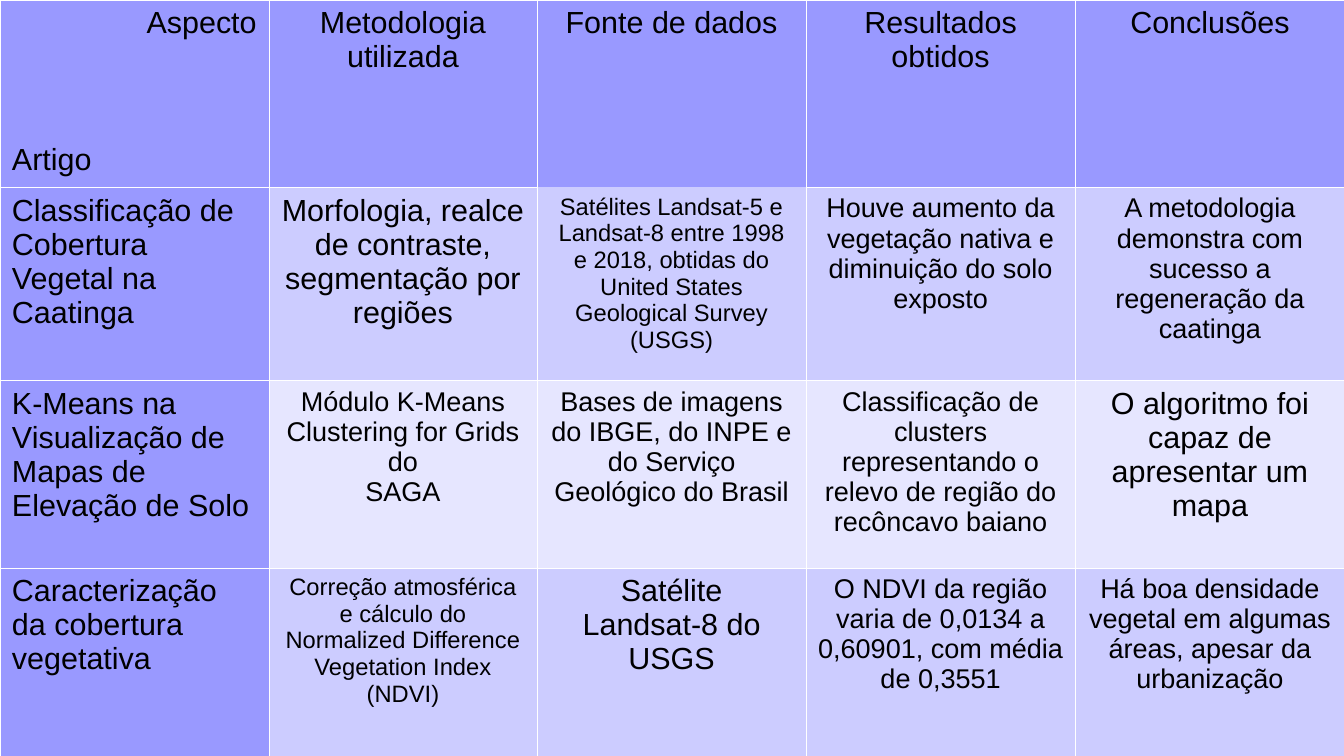
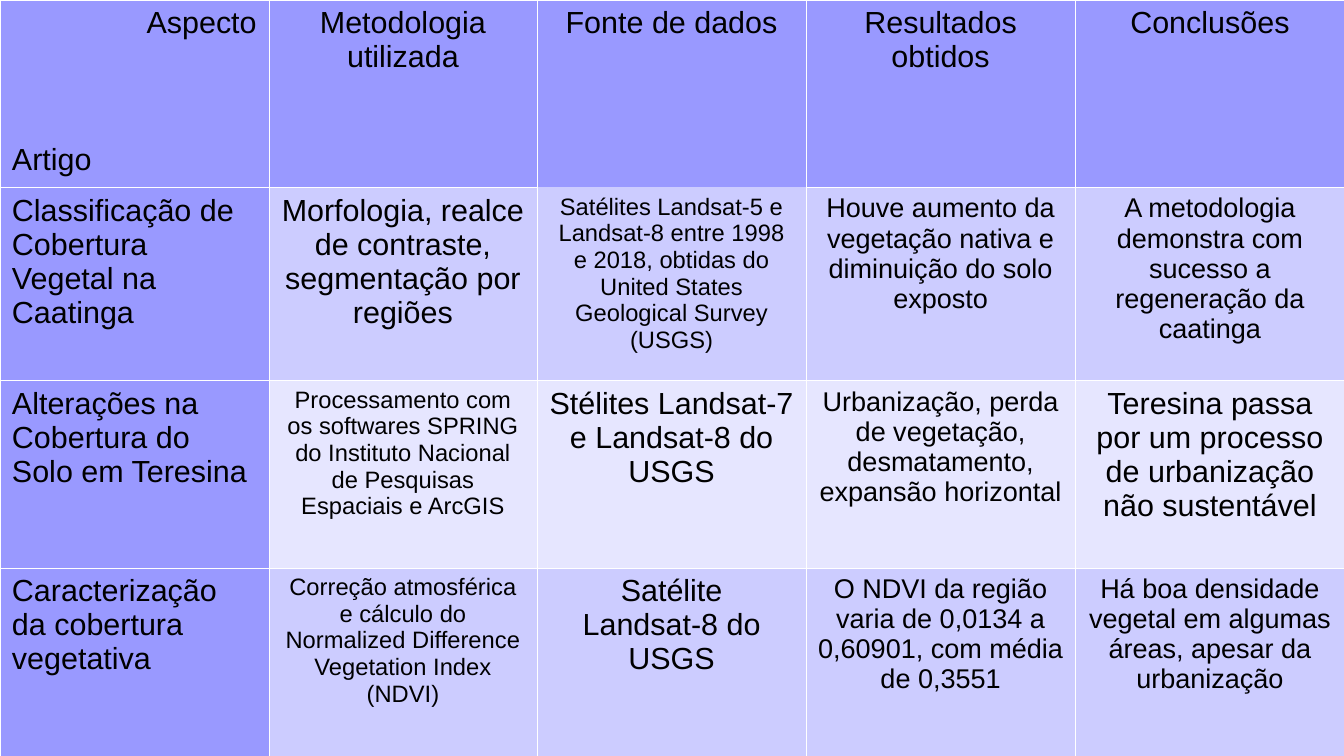
Before and after one commit to joao-martinho/disciplina_PI_2025-1, a slide deck: slide 2 of Trabalho final/seminario.odp. Drawn at 1344x756 pixels with LibreOffice and Linux fonts; fonts in the diff are those of the drawing. Boxes give left, top, right and bottom in pixels: in the first picture for what was removed or moved away, otherwise in the second. Text is boxed around its words. In the diff, an @@ line names an element or a change of style, - is before the commit and + after.

```diff
--- a/Trabalho final/seminario.odp
+++ b/Trabalho final/seminario.odp
@@ table at [0, 0, 1344, 756] @@
-row 3: K-Means na Visualização de Mapas de Elevação de Solo | Módulo K-Means Clustering for Grids do / SAGA | Bases de imagens do IBGE, do INPE e do Serviço Geológico do Brasil | Classificação de clusters representando o relevo de região do recôncavo baiano | O algoritmo foi capaz de apresentar um mapa
+row 3: Alterações na Cobertura do Solo em Teresina | Processamento com os softwares SPRING do Instituto Nacional de Pesquisas Espaciais e ArcGIS | Stélites Landsat-7 e Landsat-8 do USGS | Urbanização, perda de vegetação, desmatamento, expansão horizontal | Teresina passa por um processo de urbanização não sustentável
```
Also in this commit, not shown: 1 other slide changed, 7 slides added, 4 slides removed, 7 other files.
